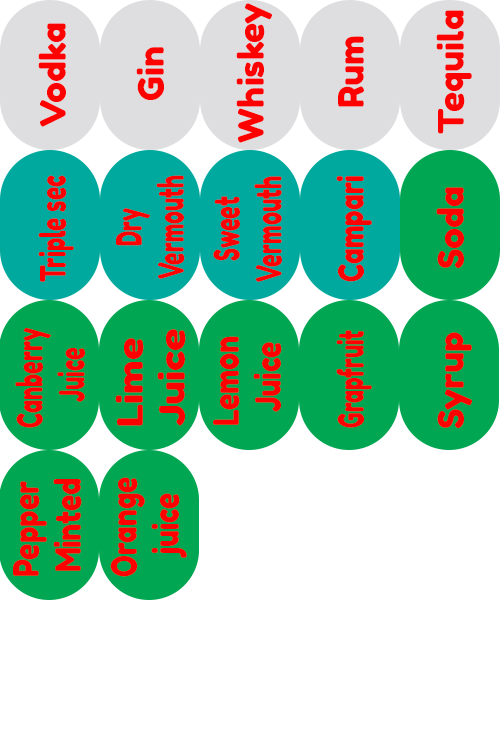
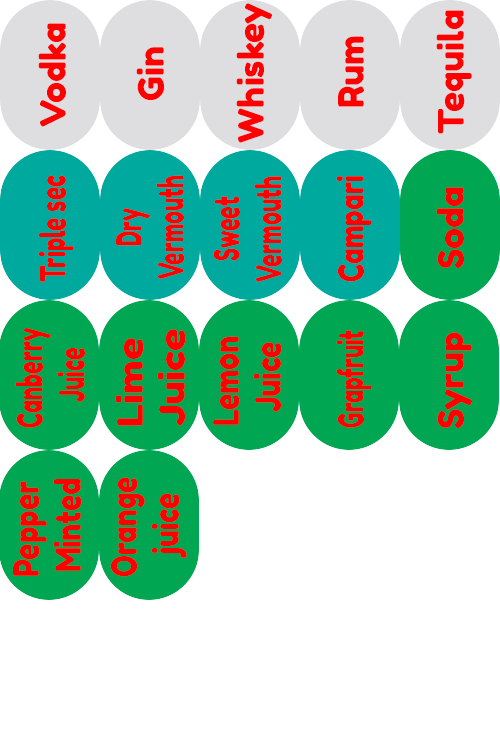
Layers edited between the first and the second 500 x 750 image:
hid "Background" over [0, 0, 500, 600]